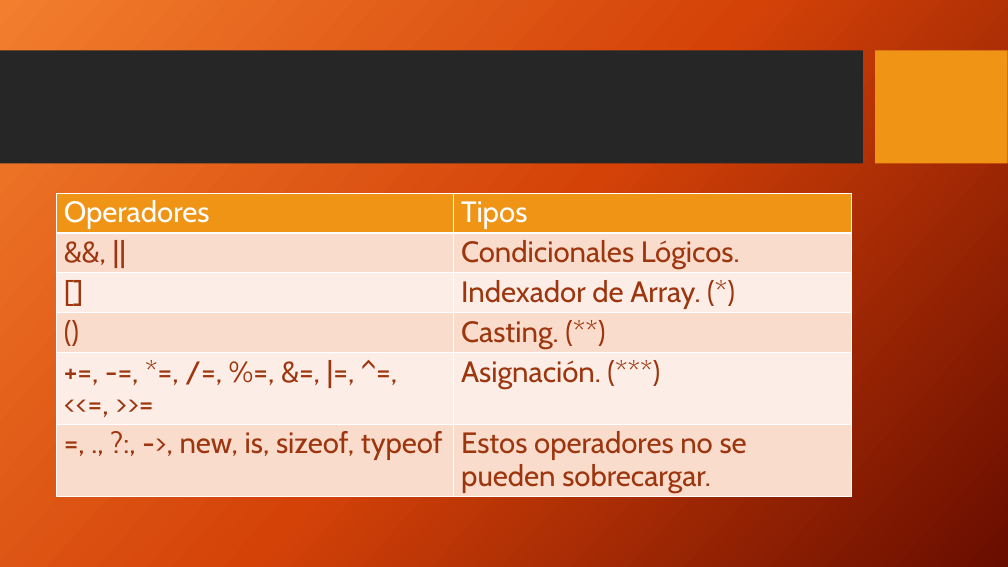
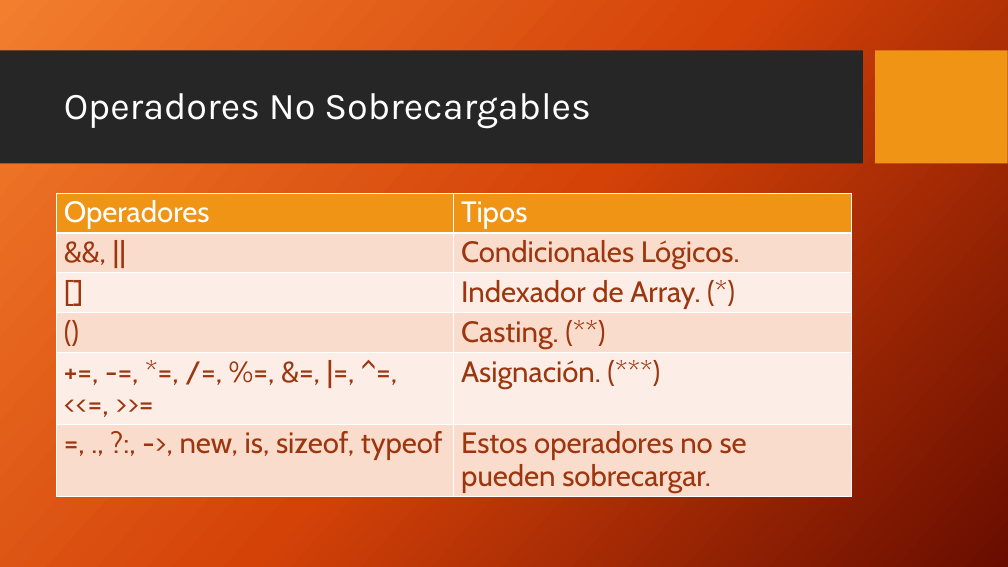
Before and after one commit to FedeDavila1984/utn_prog_y_lab_II, a slide deck: slide 4 of PPTs/ProgramacionII_Clase_04.2-2018.pptx. Drawn at 1008x567 pixels with LibreOffice and Linux fonts; fonts in the diff are those of the drawing; background and template pictures are left out. Boxes give left, top, right and bottom in pixels: in the first picture for what was removed or moved away, otherwise in the second. Text is boxed around its words. In the diff, an @@ line names an element or a change of style, - is before the commit and + after.

```diff
--- a/PPTs/ProgramacionII_Clase_04.2-2018.pptx
+++ b/PPTs/ProgramacionII_Clase_04.2-2018.pptx
@@ title added at [64, 93, 591, 128], 36 pt, text #FFFFFF @@
+Operadores No Sobrecargables
```
Also in this commit, not shown: 2 other slides changed, 7 other files.
